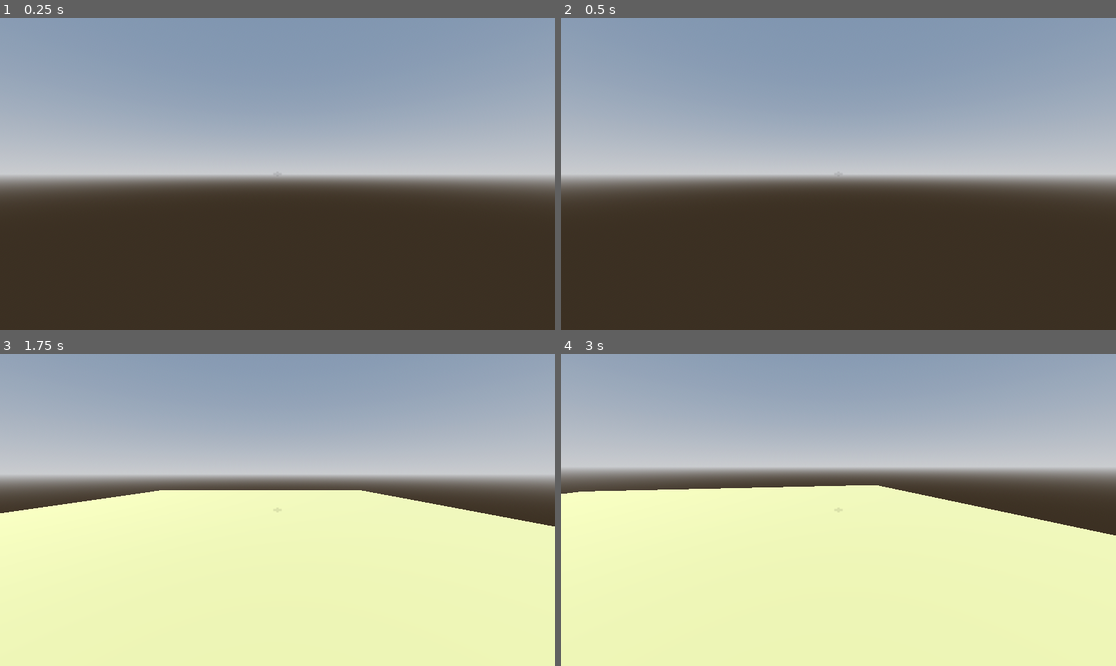
Above: before the commit, frames 1-4 (two rows, left to right).
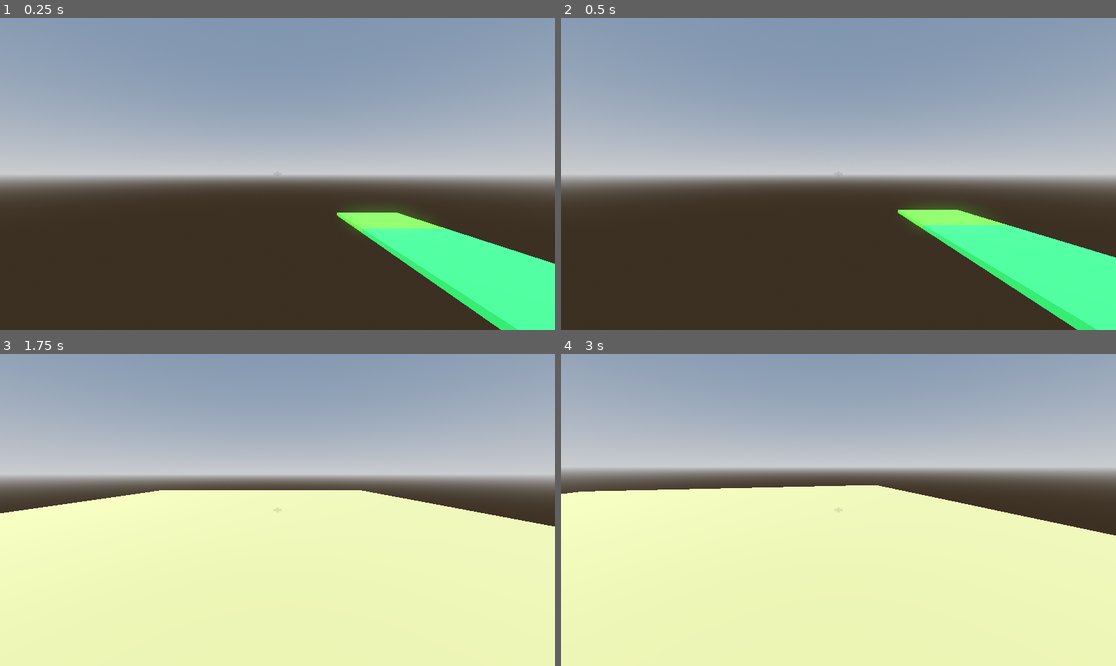
Above: after the commit, the same moments.

Repository: flugublue/Clean-Up-Crew
Game: Godot game, scene res://scenes/Gameplay/Gameplay_debug.tscn
Same seed, same stepped clock (60 frames per second), same inputs: the game is played once before the commit and once after it.
Inputs (mouse positions are in pixels of both pictures, inside the frame that each line leads up to):
- Up to frame 1 (0.25 s): no input
- Up to frame 2 (0.5 s): no input
- Up to frame 3 (1.75 s): tap Enter (ui_accept) at 0.5, 0.77, 1.52 s; move the mouse to (399, 494) at 0.52 s; press the mouse at (399, 494) at 0.53 s; hold D (Move_right) 0.53-1.28 s; move the mouse to (249, 510) at 1.27 s; release the mouse at (249, 510) at 1.28 s; hold W (Move_forward) from 1.28 s (still down); tap Shift (Sprint_action) at 1.35 s
- Up to frame 4 (3 s): keep holding W (Move_forward); move the mouse to (849, 503) at 2.02 s; press the mouse at (849, 503) at 2.03 s; move the mouse to (832, 516) at 2.77 s; release the mouse at (832, 516) at 2.78 s; tap Shift (Sprint_action) at 2.85 s; click (832, 516) at 2.92 s

The runs differ from the first frame. In frame 1, 7.2% of the frame differs, in the area x 60-100%, y 60-100%; in frame 2, 7.0%; in frame 3, less than 0.1%; in frame 4, less than 0.1%.

Commit message:
Global values
Add a signal storing the number of objects in the player's current room and a variable indicating the total number of objects on the map.

Diff:
--- /dev/null
+++ b/Scripts/Gameplay/gameplay_debug.gd
@@ -0,0 +1,11 @@
+extends Node
+
+func _ready() -> void:
+	call_deferred("_count_props_once")
+
+
+func _count_props_once() -> void:
+	var all_props = get_tree().get_nodes_in_group("Prop")
+	GlobalValues.total_props = all_props.size()
+
+	print("Number total of props :", GlobalValues.total_props)
--- a/Scripts/Globals/GlobalValues/Global_values.gd
+++ b/Scripts/Globals/GlobalValues/Global_values.gd
@@ -2,3 +2,15 @@
 
 @export_group("Game Stats","Stats")
 @export var Gravity : float = 100
+
+
+var total_props : int = 0
+
+# Elements of a specific part
+var room_props : int = 0
+
+
+
+func set_room_props(value: int) -> void:
+	room_props = value
+	print("Global room props =", room_props)
--- a/Scripts/Map/MapGeneration/Utils/RoomScript/DetectionComponeent/DectionZone/detection_zone.gd
+++ b/Scripts/Map/MapGeneration/Utils/RoomScript/DetectionComponeent/DectionZone/detection_zone.gd
@@ -18,6 +18,8 @@
 signal current_number_of_objects(object_count : int)
 signal current_number_of_players(player_count : int)
 
+func _ready():
+	current_number_of_objects.connect(GlobalValues.set_room_props)
 
 func _on_detection_area_number_of_objects(object_count: int) -> void:
 	current_number_of_objects.emit(object_count)
--- a/scenes/Gameplay/Gameplay_debug.tscn
+++ b/scenes/Gameplay/Gameplay_debug.tscn
@@ -1,8 +1,11 @@
-[gd_scene load_steps=7 format=3 uid="uid://ciojn1nj6uw16"]
+[gd_scene load_steps=10 format=3 uid="uid://ciojn1nj6uw16"]
 
+[ext_resource type="PackedScene" uid="uid://c70qmpd5ifuyk" path="res://scenes/Terrain/DebugMap/RandomTerrainGeneration/Random_terrain_generation.tscn" id="1_mwggt"]
+[ext_resource type="Script" uid="uid://cl7hscosg6dei" path="res://Scripts/Gameplay/gameplay_debug.gd" id="1_wxtdc"]
 [ext_resource type="PackedScene" uid="uid://cinube4tmi1b4" path="res://scenes/Terrain/DebugMap/MapData/Rooms/StartRoom/Starter_room.tscn" id="2_2ittr"]
 [ext_resource type="PackedScene" uid="uid://t3c3xnckcie3" path="res://scenes/Player/Player_character.tscn" id="2_fpg18"]
 [ext_resource type="PackedScene" uid="uid://gu7c608ic8j4" path="res://scenes/Props/Prop_test_big.tscn" id="3_fpg18"]
+[ext_resource type="PackedScene" uid="uid://p0eesjbvm6y3" path="res://scenes/Props/Prop_test_small.tscn" id="5_1mcn3"]
 
 [sub_resource type="ProceduralSkyMaterial" id="ProceduralSkyMaterial_mwggt"]
 sky_horizon_color = Color(0.66224277, 0.6717428, 0.6867428, 1)
@@ -18,6 +21,9 @@
 glow_enabled = true
 
 [node name="Gameplay_debug" type="Node3D"]
+script = ExtResource("1_wxtdc")
+
+[node name="RandomTerrainGeneration" parent="." instance=ExtResource("1_mwggt")]
 
 [node name="DirectionalLight3D" type="DirectionalLight3D" parent="."]
 transform = Transform3D(-0.762896, 0.5521837, -0.3362783, 0.0047161416, 0.52487403, 0.85116696, 0.6465041, 0.64776576, -0.4030284, 0, 11.312822, 0)
@@ -31,5 +37,8 @@
 
 [node name="StarterRoom" parent="." instance=ExtResource("2_2ittr")]
 
+[node name="Prop_test_small" parent="." instance=ExtResource("5_1mcn3")]
+transform = Transform3D(1, 0, 0, 0, 1, 0, 0, 0, 1, 0, 7.3668165, -0.29654884)
+
 [node name="Prop_test_big" parent="." instance=ExtResource("3_fpg18")]
 transform = Transform3D(1, 0, 0, 0, 1, 0, 0, 0, 1, 0, 6.977339, -4.1628304)
--- a/scenes/Props/Prop_test_small.tscn
+++ b/scenes/Props/Prop_test_small.tscn
@@ -5,7 +5,7 @@
 [sub_resource type="BoxShape3D" id="BoxShape3D_6rxlc"]
 size = Vector3(0.1, 0.1, 0.1)
 
-[node name="Prop_test_small" type="RigidBody3D"]
+[node name="Prop_test_small" type="RigidBody3D" groups=["Prop"]]
 linear_damp = 1.0
 angular_damp = 3.0
 script = ExtResource("1_3tqlr")
Not shown, added: Scripts/Gameplay/gameplay_debug.gd.uid
Not shown, changed: README.md
